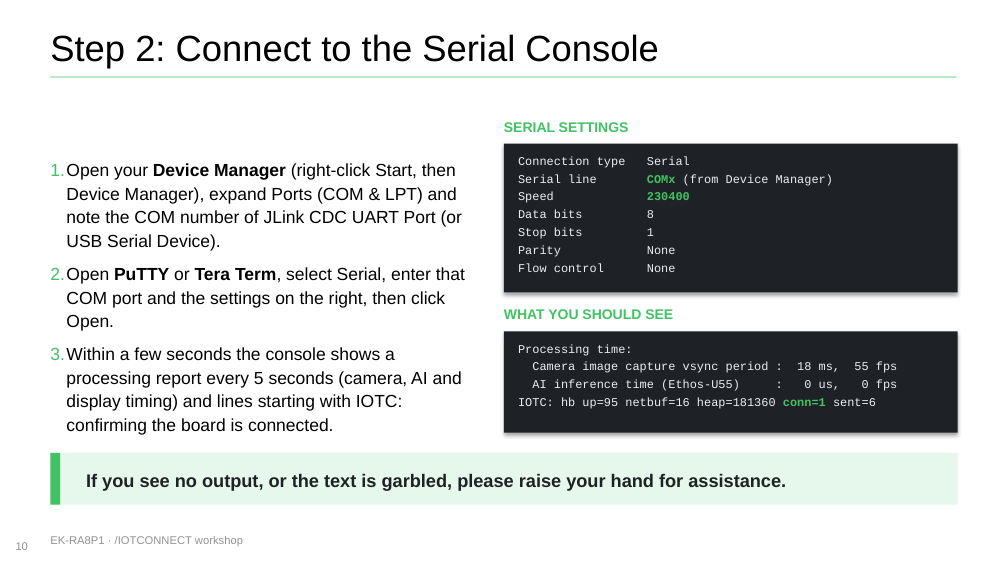
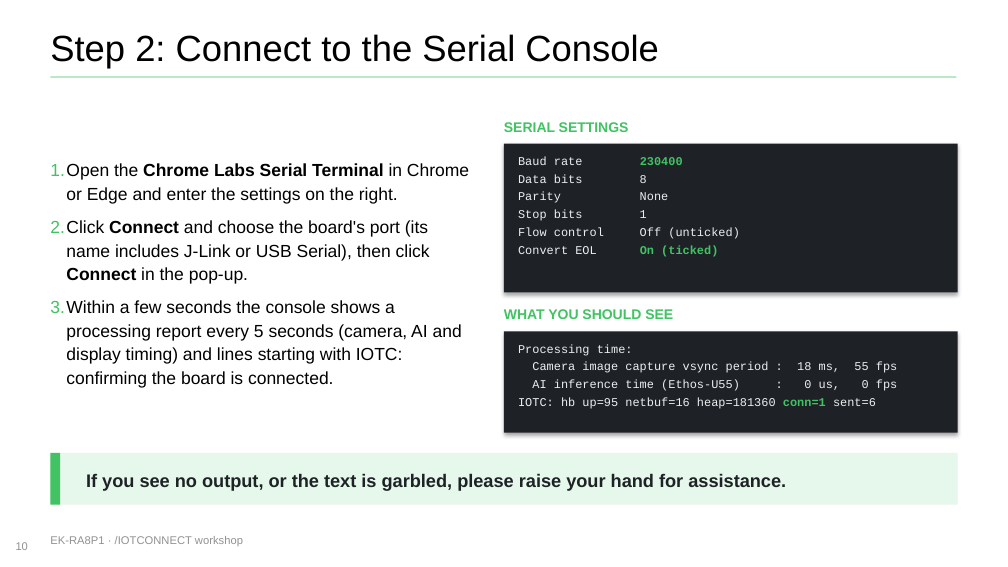
Before and after one commit to avnet-iotconnect/iotc-freertos-ek-ra8p1, a slide deck: slide 10 of docs/EK-RA8P1-vision-ai-workshop.pptx. Drawn at 1008x567 pixels with LibreOffice and Linux fonts; fonts in the diff are those of the drawing; background and template pictures are left out. Boxes give left, top, right and bottom in pixels: in the first picture for what was removed or moved away, otherwise in the second. Text is boxed around its words. In the diff, an @@ line names an element or a change of style, - is before the commit and + after.

```diff
--- a/docs/EK-RA8P1-vision-ai-workshop.pptx
+++ b/docs/EK-RA8P1-vision-ai-workshop.pptx
@@ text at (50,163,469,284): text changed @@
-1. Open your Device Manager (right-click Start, then Device Manager), expand Ports (COM & LPT) and note the COM number of JLink CDC UART Port (or USB Serial Device).
-2. Open PuTTY or Tera Term, select Serial, enter that COM port and the settings on the right, then click Open.
+1. Open the Chrome Labs Serial Terminal in Chrome or Edge and enter the settings on the right.
+2. Click Connect and choose the board's port (its name includes J-Link or USB Serial), then click Connect in the pop-up.
@@ text at (518,156,583,165): text changed @@
-Connection type Serial
-Serial line COMx (from Device Manager)
-Speed 230400
+Baud rate 230400
@@ text at (518,192,561,203): paragraph added @@
+Parity None
@@ text at (518,228,740,257): text changed @@
-Parity None
-Flow control None
+Flow control Off (unticked)
+Convert EOL On (ticked)
```
Also in this commit, not shown: 1 other slide changed, 3 other files.
